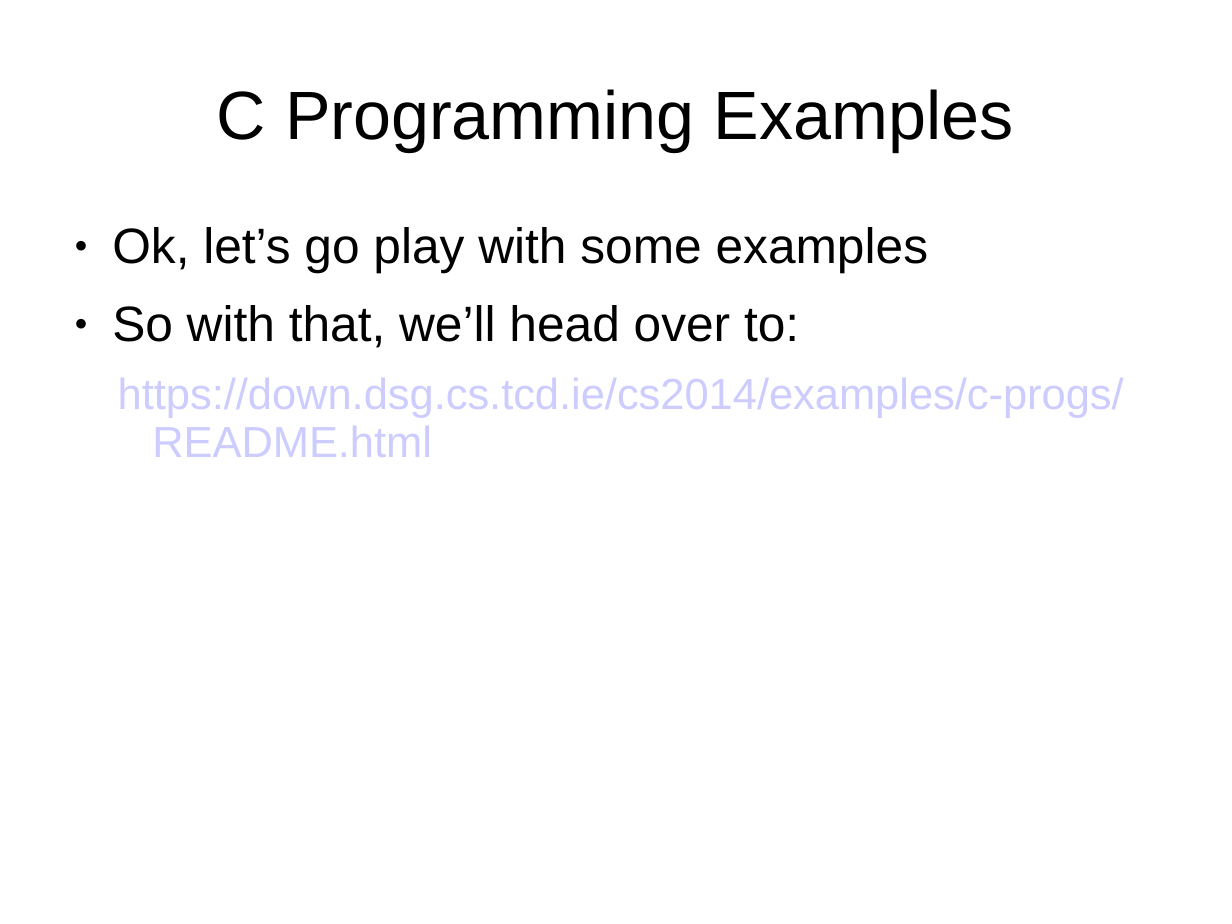
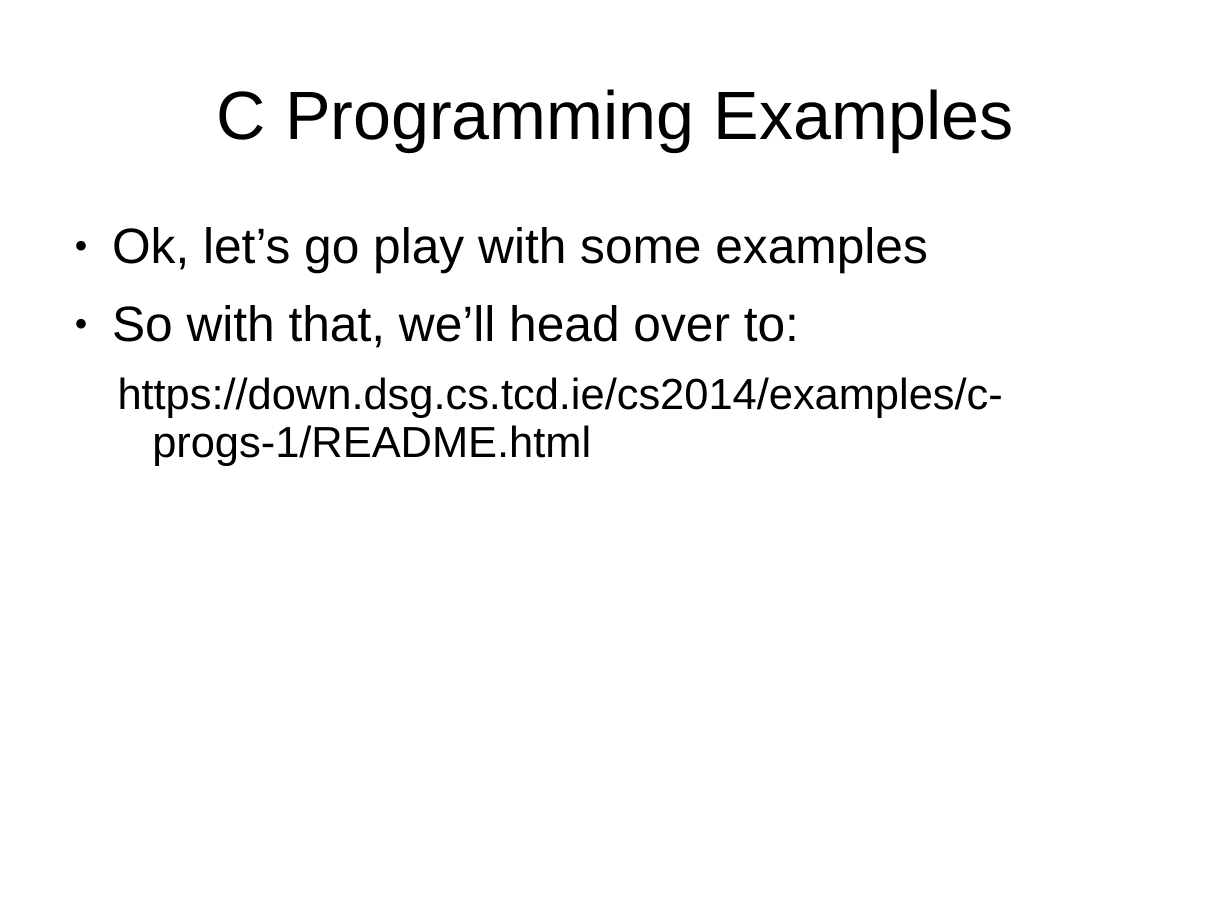
Before and after one commit to sftcd/cs2014, a slide deck: slide 9 of lectures/c-programming.ppt. Drawn at 1232x924 pixels with LibreOffice and Linux fonts; fonts in the diff are those of the drawing. Boxes give left, top, right and bottom in pixels: in the first picture for what was removed or moved away, otherwise in the second. Text is boxed around its words. In the diff, an @@ line names an element or a change of style, - is before the commit and + after.

```diff
--- a/lectures/c-programming.ppt
+++ b/lectures/c-programming.ppt
@@ text at bbox=[118, 377, 1003, 466]: text changed; text colour #CCCCFF to #000000 @@
-  https://down.dsg.cs.tcd.ie/cs2014/examples/c-progs/README.html
+  https://down.dsg.cs.tcd.ie/cs2014/examples/c-progs-1/README.html
```
Also in this commit, not shown: 21 other files.
